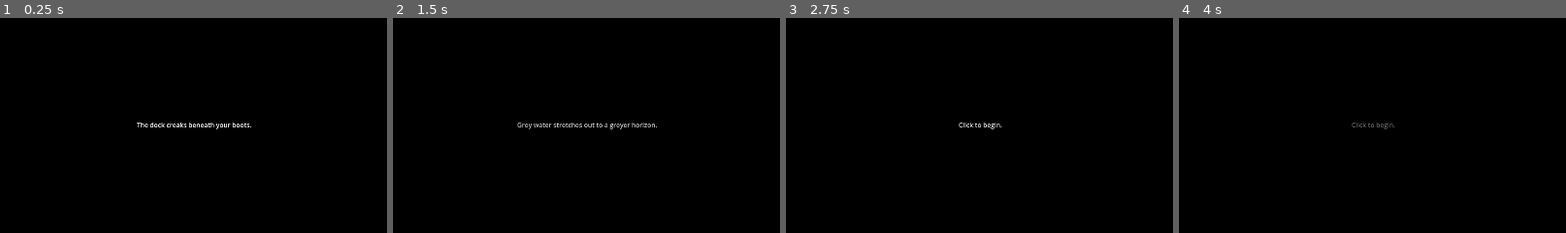
Above: before the commit, frames 1-4 (left to right).
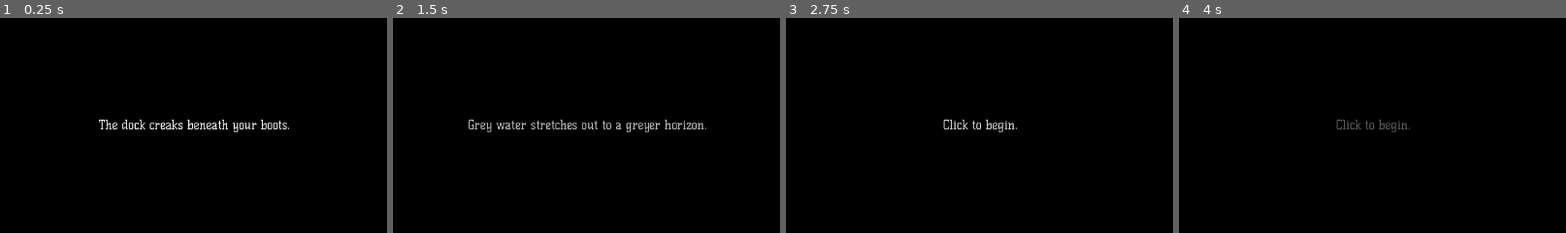
Above: after the commit, the same moments.

Repository: elliotawerstedt/Those-Beneath
Game: Godot game, scene res://scenes/Main.tscn
The game is run twice, just before and just after one commit, with the same random seed, the same clock (stepped at 60 frames per second) and the same inputs.
Inputs (mouse positions are % of the whole screen's width and height, from its top left):
- Up to frame 1 (0.25 s): no input
- Up to frame 2 (1.5 s): tap Enter at 0.5 s; click (50, 50) at 0.67 s; move the mouse to (30, 55) at 1.27 s; click (30, 55) at 1.42 s
- Up to frame 3 (2.75 s): move the mouse to (60, 27) at 2.02 s; click (60, 27) at 2.17 s
- Up to frame 4 (4 s): tap Enter at 2.75, 3.5 s; move the mouse to (45, 70) at 2.77 s; click (45, 70) at 2.92 s; move the mouse to (80, 65) at 3.52 s; click (80, 65) at 3.67 s
The pictures show only the part of the screen within x 25-75%, y 25-75%; the shares and areas given below are measured in that part.

The runs differ from the first frame. In frame 1, 1.0% of the frame differs, in the area x 25-75%, y 47-54%; in frame 2, 1.2%, in the area x 19-81%, y 47-54%; in frame 3, 0.4%; in frame 4, 0.4%.

Commit message:
added ui foundation

Diff:
--- a/scenes/Main.tscn
+++ b/scenes/Main.tscn
@@ -5,6 +5,10 @@
 [ext_resource type="Script" uid="uid://gd8hohe7fpyb" path="res://scripts/story_console_listener.gd" id="2_rvslj"]
 [ext_resource type="Script" uid="uid://bxkq71tv6j1wl" path="res://scripts/intro_sequence.gd" id="2_vcsgt"]
 [ext_resource type="Script" uid="uid://du1xxmq1t4yol" path="res://merchant_timer.gd" id="3_0bbpv"]
+[ext_resource type="FontFile" uid="uid://d4wsi8sf2px7" path="res://assets/fonts/titles/Kelly_Slab/KellySlab-Regular.ttf" id="3_c01mt"]
+
+[sub_resource type="StyleBoxFlat" id="StyleBoxFlat_c01mt"]
+bg_color = Color(1, 0, 0.21176471, 0.08235294)
 
 [node name="Main" type="Node" unique_id=36987355]
 script = ExtResource("1_rarhs")
@@ -44,6 +48,9 @@
 grow_horizontal = 2
 grow_vertical = 2
 mouse_filter = 2
+theme_override_fonts/normal_font = ExtResource("3_c01mt")
+theme_override_font_sizes/normal_font_size = 30
+bbcode_enabled = true
 text = "INTRO"
 horizontal_alignment = 1
 vertical_alignment = 1
@@ -55,6 +62,7 @@
 anchor_bottom = 1.0
 grow_horizontal = 2
 grow_vertical = 2
+metadata/_edit_lock_ = true
 
 [node name="Background" type="ColorRect" parent="GameScreen" unique_id=157744749]
 layout_mode = 1
@@ -64,6 +72,7 @@
 grow_horizontal = 2
 grow_vertical = 2
 color = Color(0, 0, 0, 1)
+metadata/_edit_lock_ = true
 
 [node name="FishingButton" type="Button" parent="GameScreen" unique_id=1254204355]
 layout_mode = 0
@@ -79,3 +88,56 @@
 
 [node name="MerchantCounterTimer" type="Timer" parent="GameScreen" unique_id=1542116540]
 script = ExtResource("3_0bbpv")
+
+[node name="ColorRect" type="ColorRect" parent="GameScreen" unique_id=113409585]
+layout_mode = 1
+anchors_preset = 2
+anchor_top = 1.0
+anchor_bottom = 1.0
+offset_top = -400.0
+offset_right = 1920.0
+grow_vertical = 0
+color = Color(1, 1, 1, 0.078431375)
+metadata/_edit_lock_ = true
+
+[node name="ColorRect2" type="ColorRect" parent="GameScreen" unique_id=794117090]
+layout_mode = 1
+anchors_preset = 7
+anchor_left = 0.5
+anchor_top = 1.0
+anchor_right = 0.5
+anchor_bottom = 1.0
+offset_left = -546.0
+offset_top = -381.0
+offset_right = 938.0
+offset_bottom = -25.0
+grow_horizontal = 2
+grow_vertical = 0
+color = Color(0, 0, 0, 1)
+
+[node name="ColorRect3" type="ColorRect" parent="GameScreen" unique_id=1631999991]
+layout_mode = 1
+anchors_preset = 7
+anchor_left = 0.5
+anchor_top = 1.0
+anchor_right = 0.5
+anchor_bottom = 1.0
+offset_left = -937.0
+offset_top = -381.0
+offset_right = -580.0
+offset_bottom = -25.0
+grow_horizontal = 2
+grow_vertical = 0
+color = Color(0, 0, 0, 1)
+
+[node name="ProgressBar" type="ProgressBar" parent="GameScreen" unique_id=73927810]
+modulate = Color(1, 0, 0.32156864, 1)
+layout_mode = 0
+offset_left = 31.0
+offset_top = 24.0
+offset_right = 91.0
+offset_bottom = 423.0
+theme_override_styles/background = SubResource("StyleBoxFlat_c01mt")
+value = 50.0
+fill_mode = 3
+show_percentage = false
--- a/scripts/story_console_listener.gd
+++ b/scripts/story_console_listener.gd
@@ -28,6 +28,7 @@
 		"normal_fish_catch": "A decent catch. Nothing to write home about.",
 		"big_fish_catch": "The line strains -- this one's bigger than usual. Your heart pounds as you haul it in.",
 		"massive_fish_catch": "The rod nearly bends double. Whatever's on the other end, it's enormous -- maybe the biggest thing you've ever pulled from this water.",
+		"merchant_approaches": "A weathered figure trudges down the dock toward you, eyeing your catch. \"Selling today?\"",
 	}
 
 	var text: String = passages.get(event_id, "Something happens, but you're not sure what.")
Not shown, added: assets/fonts/sub_titles/Protest_Revolution/OFL.txt
Binary file added: assets/fonts/sub_titles/Protest_Revolution/ProtestRevolution-Regular.ttf
Not shown, added: assets/fonts/sub_titles/Protest_Revolution/ProtestRevolution-Regular.ttf.import
Binary file added: assets/fonts/titles/Emblema_One/EmblemaOne-Regular.ttf
Not shown, added: assets/fonts/titles/Emblema_One/EmblemaOne-Regular.ttf.import
Not shown, added: assets/fonts/titles/Emblema_One/OFL.txt
Binary file added: assets/fonts/titles/Kelly_Slab/KellySlab-Regular.ttf
Not shown, added: assets/fonts/titles/Kelly_Slab/KellySlab-Regular.ttf.import
Not shown, added: assets/fonts/titles/Kelly_Slab/OFL.txt
